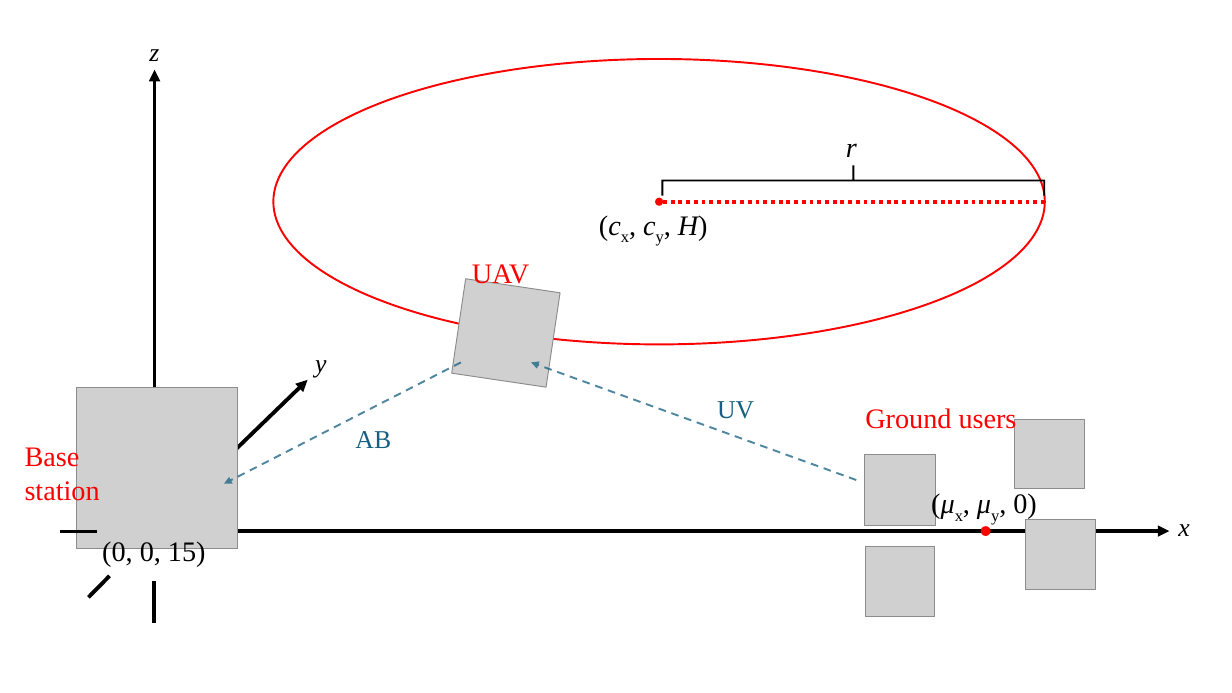
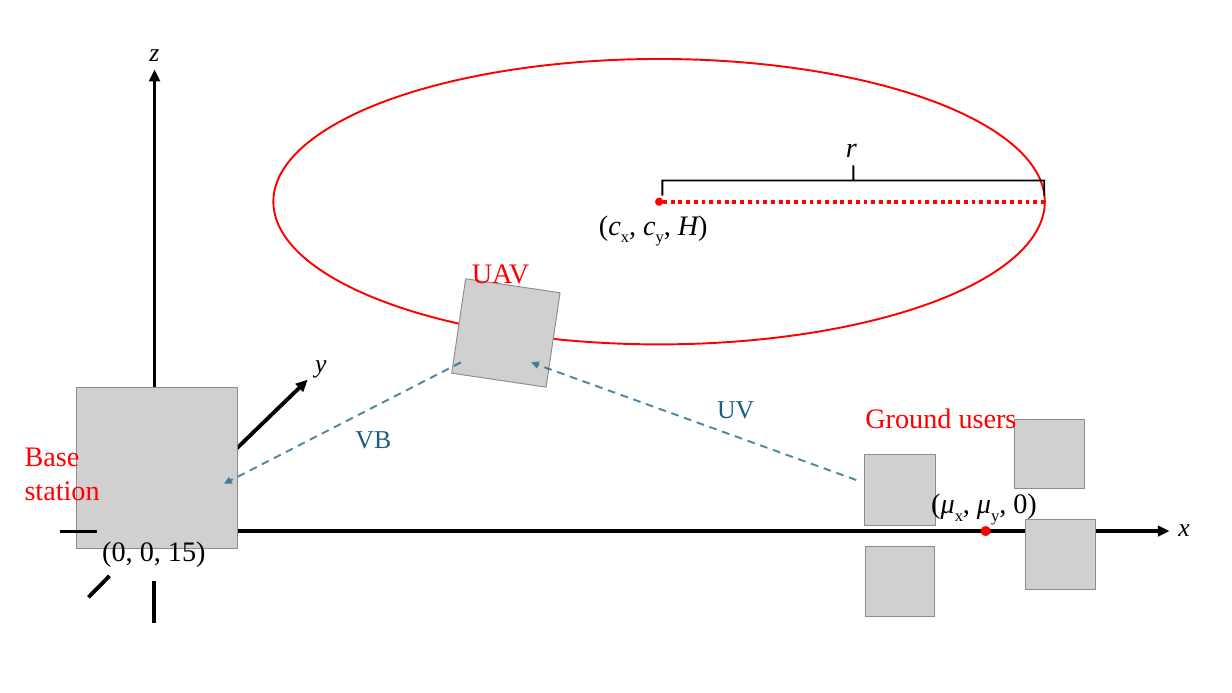
Before and after one commit to danielbonkowsky/uav-optimization, a slide deck: slide 2 of system-model.pptx. Drawn at 1232x693 pixels with LibreOffice and Linux fonts; fonts in the diff are those of the drawing; grey boxes stand for pictures. Boxes give left, top, right and bottom in pixels: in the first picture for what was removed or moved away, otherwise in the second. Text is boxed around its words. In the diff, an @@ line names an element or a change of style, - is before the commit and + after.

Commit message:
Updated AB link to be VB link

```diff
--- a/system-model.pptx
+++ b/system-model.pptx
@@ text at box(355, 431, 391, 449): text changed @@
-AB
+VB
```
